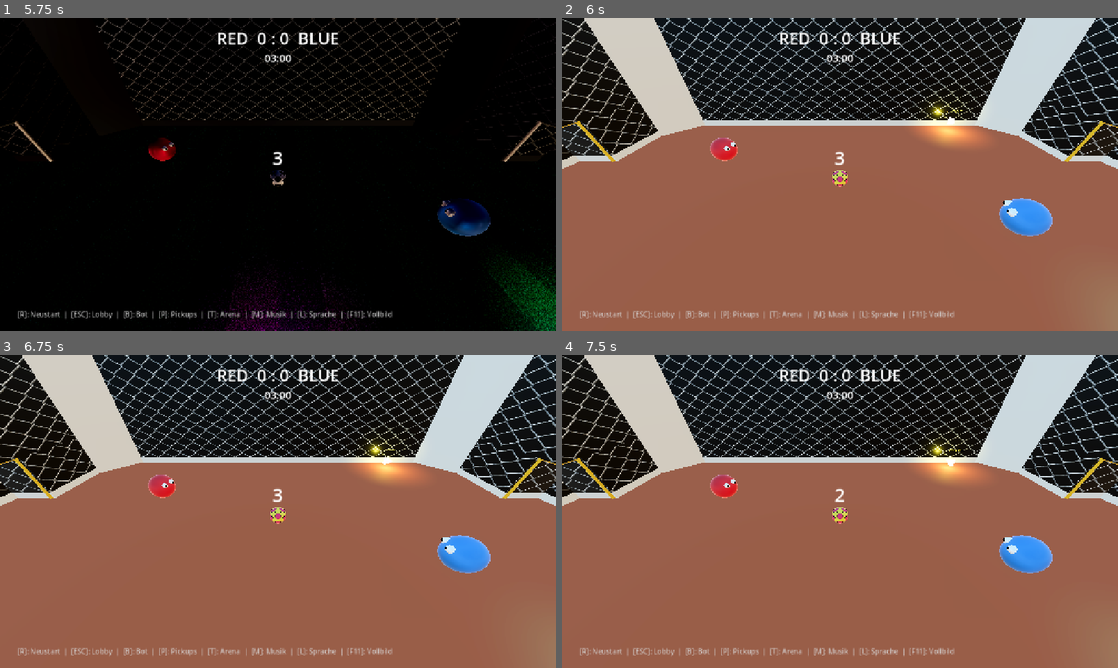
Above: before the commit, frames 1-4 (two rows, left to right).
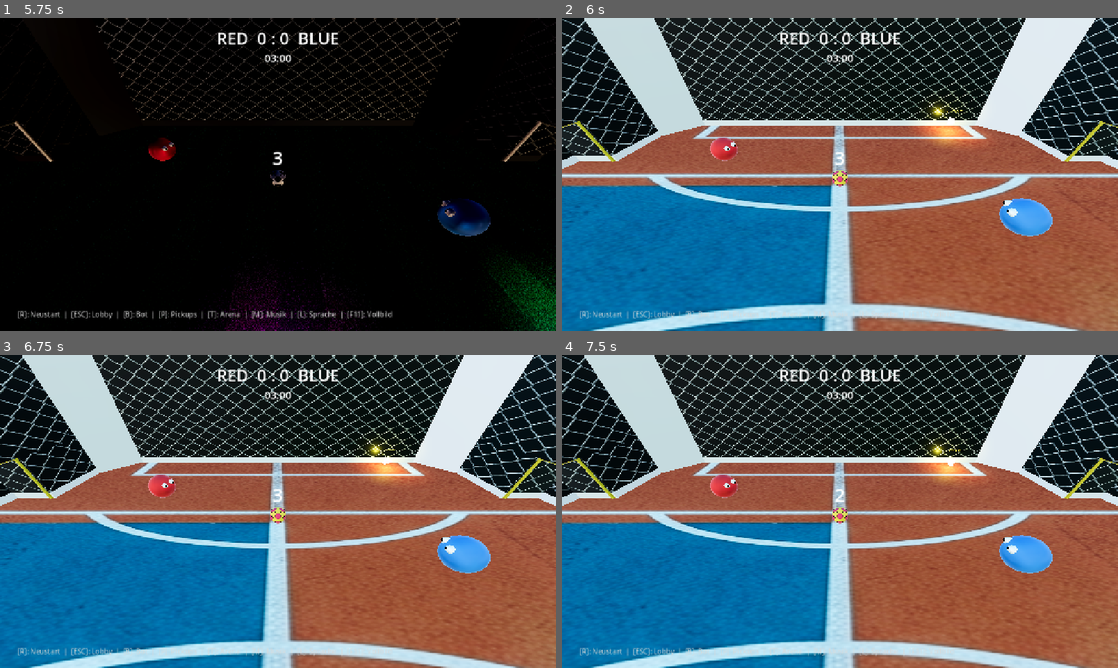
Above: after the commit, the same moments.

Repository: RobinNunkesser/gd-godot-crazy-cage-football
Game: Godot game, scene res://scenes/main.tscn
The game is run twice, just before and just after one commit, with the same random seed, the same clock (stepped at 60 frames per second) and the same inputs.
Inputs (mouse positions are in pixels of both pictures, inside the frame that each line leads up to):
- Up to frame 1 (5.75 s): tap Enter (p2_jump) at 0.5 s; move the mouse to (400, 158) at 0.52 s; hold D (p1_right) 0.53-1.28 s; tap Shift (p1_boost) at 0.6 s; click (400, 158) at 0.67 s; tap Space (p1_jump) at 0.77, 1.52, 3.02, 3.77, 4.52 s; move the mouse to (166, 190) at 1.27 s; hold S (p1_down) 1.28-2.03 s; tap Down (p2_down) at 1.35 s; move the mouse to (333, 105) at 2.02 s; hold D (p1_right) 2.03-2.78 s; hold Left (p2_left) 2.03-2.78 s; move the mouse to (250, 237) at 2.77 s; hold W (p1_up) 2.78-3.53 s; tap Right (p2_right) at 2.85 s; click (250, 237) at 2.92 s; tap R (restart) at 3.5, 5 s; move the mouse to (444, 221) at 3.52 s; hold Up (p2_up) 3.53-4.28 s; hold A (p1_left) 3.53-5.03 s; move the mouse to (111, 127) at 4.27 s; tap M at 4.35 s; move the mouse to (305, 174) at 5.02 s; hold S (p1_down) from 5.03 s (still down); tap L at 5.1 s; click (305, 174) at 5.17 s
- Up to frame 2 (6 s): tap R (restart) at 5.75 s; move the mouse to (756, 96) at 5.77 s; release S (p1_down) at 5.78 s; hold D (p1_right) from 5.78 s (still down); tap T at 5.85 s
- Up to frame 3 (6.75 s): tap Space (p1_jump) at 6.02 s; move the mouse to (400, 495) at 6.52 s; release D (p1_right) at 6.53 s; hold W (p1_up) from 6.53 s (still down); tap 1 at 6.6 s
- Up to frame 4 (7.5 s): tap Space (p1_jump) at 6.77 s; move the mouse to (728, 527) at 7.27 s; release W (p1_up) at 7.28 s; hold D (p1_right) from 7.28 s (still down); tap 2 at 7.35 s; click (728, 527) at 7.42 s

Frame 1 is identical in both runs. In frame 2, 37% of the frame differs, in the area x 0-100%, y 0-100%; in frame 3, 37%; in frame 4, 37%.

Commit message:
feat(themes): add high-res textures, active emission lighting, and glowing goal/ball/player sources for Cyber and Rooftop themes

Diff:
--- a/scenes/main.gd
+++ b/scenes/main.gd
@@ -18,6 +18,7 @@
 var board_instances: Array[MeshInstance3D] = []
 var fence_instances: Array[MeshInstance3D] = []
 var goal_post_instances: Array[MeshInstance3D] = []
+var goal_glow_lights: Array[OmniLight3D] = []
 
 var state_manager: CageStateManager
 var player1: CagePlayer
@@ -372,6 +373,17 @@
 			state_manager.trigger_goal(scoring_team)
 	)
 	add_child(area)
+
+	# 6. Tor-Beleuchtung (Neon Glow Light im Cyber-Modus)
+	var glow_light = OmniLight3D.new()
+	glow_light.name = "%s_GlowLight" % prefix
+	glow_light.position = Vector3(goal_center_x, CageConfig.GOAL_HEIGHT * 0.75, 0)
+	glow_light.light_color = Color(0.15, 0.75, 1.0) if side < 0 else Color(1.0, 0.15, 0.65)
+	glow_light.light_energy = 3.5
+	glow_light.omni_range = 8.0
+	glow_light.visible = false
+	add_child(glow_light)
+	goal_glow_lights.append(glow_light)
 
 func _build_goal_posts(side: int) -> void:
 	var post_mat = StandardMaterial3D.new()
@@ -934,8 +946,13 @@
 		var floor_mat = StandardMaterial3D.new()
 		var tex_path = str(t.get("floor_texture", ""))
 		if not tex_path.is_empty() and ResourceLoader.exists(tex_path):
-			floor_mat.albedo_texture = load(tex_path)
+			var tex = load(tex_path)
+			floor_mat.albedo_texture = tex
 			floor_mat.uv1_scale = t.get("floor_uv_scale", Vector3(10.0, 6.0, 1.0))
+			if bool(t.get("goal_emission_enabled", false)):
+				floor_mat.emission_enabled = true
+				floor_mat.emission_texture = tex
+				floor_mat.emission_energy_multiplier = 0.65
 		else:
 			floor_mat.albedo_color = t.get("floor_color", Color(0.28, 0.32, 0.36))
 		floor_mat.roughness = float(t.get("floor_roughness", 0.75))
@@ -970,14 +987,23 @@
 			f_mat.cull_mode = BaseMaterial3D.CULL_DISABLED
 			f.material_override = f_mat
 
-	# 6. Goal Posts
+	# 6. Goal Posts & Neon Glow
+	var goal_emission = bool(t.get("goal_emission_enabled", false))
 	for p in goal_post_instances:
 		if is_instance_valid(p):
 			var p_mat = StandardMaterial3D.new()
 			p_mat.albedo_color = t.get("goal_post_color", Color(0.95, 0.95, 0.95))
 			p_mat.roughness = 0.2
 			p_mat.metallic = 0.8
+			if goal_emission:
+				p_mat.emission_enabled = true
+				p_mat.emission = t.get("goal_post_color", Color(1.0, 0.15, 0.65))
+				p_mat.emission_energy_multiplier = 3.0
 			p.material_override = p_mat
+
+	for gl in goal_glow_lights:
+		if is_instance_valid(gl):
+			gl.visible = goal_emission
 
 	# 7. Ball
 	if ball and ball.has_method("set_theme_colors"):
@@ -989,7 +1015,13 @@
 			float(t.get("ball_emission_energy", 0.0))
 		)
 
-	# 8. Juice Manager
+	# 8. Players Underglow & Light
+	var player_glow = bool(t.get("player_glow_enabled", false))
+	for p in players:
+		if is_instance_valid(p) and p.has_method("set_cyber_glow"):
+			p.set_cyber_glow(player_glow)
+
+	# 9. Juice Manager
 	if juice_manager and juice_manager.has_method("set_turf_color"):
 		juice_manager.set_turf_color(t.get("turf_puff_color", Color(0.2, 0.75, 0.25)))
 
--- a/scripts/ball.gd
+++ b/scripts/ball.gd
@@ -6,6 +6,7 @@
 const CageJuiceManager = preload("res://scripts/cage_juice_manager.gd")
 
 var _mesh_instance: MeshInstance3D
+var _ball_light: OmniLight3D = null
 var _pending_teleport: bool = false
 var _teleport_target: Vector3 = Vector3.ZERO
 var is_super_shot: bool = false
@@ -247,6 +248,19 @@
 		sm.set_shader_parameter("emission_color", Vector3(emissive.r, emissive.g, emissive.b))
 		sm.set_shader_parameter("emission_energy", emissive_energy)
 
+	if emissive_energy > 0.05:
+		if not _ball_light and is_inside_tree():
+			_ball_light = OmniLight3D.new()
+			_ball_light.name = "BallLight"
+			add_child(_ball_light)
+		if _ball_light:
+			_ball_light.visible = true
+			_ball_light.light_color = emissive
+			_ball_light.light_energy = emissive_energy * 1.5
+			_ball_light.omni_range = 6.0
+	elif _ball_light:
+		_ball_light.visible = false
+
 func reset_to_center() -> void:
 	_teleport_target = Vector3(0.0, CageConfig.BALL_RADIUS + 0.1, 0.0)
 	if is_inside_tree():
--- a/scripts/cage_theme_manager.gd
+++ b/scripts/cage_theme_manager.gd
@@ -63,32 +63,30 @@
 			"id": "sunny_rooftop",
 			"name_key": "THEME_SUNNY",
 			"default_name": "Sonnendach (Sommer)",
-			"sky_type": "procedural",
-			"skybox_path": "",
-			"sky_top_color": Color(0.32, 0.62, 0.95),
-			"sky_horizon_color": Color(0.75, 0.88, 1.0),
-			"ground_bottom_color": Color(0.55, 0.45, 0.35),
-			"ground_horizon_color": Color(0.75, 0.85, 0.95),
-			"sun_color": Color(1.0, 0.95, 0.82),
-			"sun_energy": 1.55,
+			"sky_type": "panorama",
+			"skybox_path": "res://assets/textures/rooftop_skybox.jpg",
+			"sun_color": Color(1.0, 0.98, 0.92),
+			"sun_energy": 1.85,
 			"sun_rotation": Vector3(-45, 30, 0),
-			"ambient_color": Color(0.45, 0.48, 0.55),
-			"ambient_energy": 0.7,
+			"ambient_color": Color(0.55, 0.65, 0.8),
+			"ambient_energy": 0.9,
 			"glow_bloom": 0.08,
 			"glow_intensity": 0.2,
-			"floor_texture": "",
-			"floor_color": Color(0.85, 0.38, 0.22), # Lebendiger roter Tartanbelag
-			"floor_roughness": 0.82,
+			"floor_texture": "res://assets/textures/rooftop_court_floor.jpg",
+			"floor_color": Color(1.0, 1.0, 1.0),
+			"floor_roughness": 0.78,
 			"floor_metallic": 0.02,
-			"floor_uv_scale": Vector3(10.0, 6.0, 1.0),
-			"board_color": Color(0.92, 0.90, 0.86), # Helle moderne Sportbanden
+			"floor_uv_scale": Vector3(1.0, 1.0, 1.0),
+			"board_color": Color(0.95, 0.95, 0.98), # Saubere weiße Sportbanden
 			"board_roughness": 0.35,
 			"board_metallic": 0.1,
 			"fence_texture": "res://assets/textures/chainlink_fence.jpg",
-			"fence_color": Color(1.0, 1.0, 1.0, 0.85), # Weiß lackierter Sportkäfig
+			"fence_color": Color(1.0, 1.0, 1.0, 0.88), # Weiß lackierter Sportkäfig
 			"fence_roughness": 0.3,
 			"fence_metallic": 0.35,
-			"goal_post_color": Color(1.0, 0.85, 0.15), # Strahlend sonnengelbe Pfosten
+			"goal_post_color": Color(1.0, 0.88, 0.15), # Strahlend sonnengelbe Pfosten
+			"goal_emission_enabled": false,
+			"player_glow_enabled": false,
 			"ball_pent_color": Color(0.96, 0.22, 0.42), # Sommer-Pink
 			"ball_hex_color": Color(1.0, 0.86, 0.12), # Sommer-Neongelb
 			"ball_seam_color": Color(0.2, 0.1, 0.12),
@@ -100,24 +98,20 @@
 			"id": "cyber_neon",
 			"name_key": "THEME_CYBER",
 			"default_name": "Cyber Neon (Synthwave)",
-			"sky_type": "procedural",
-			"skybox_path": "",
-			"sky_top_color": Color(0.015, 0.005, 0.05),
-			"sky_horizon_color": Color(0.22, 0.04, 0.35),
-			"ground_bottom_color": Color(0.01, 0.01, 0.02),
-			"ground_horizon_color": Color(0.12, 0.02, 0.20),
-			"sun_color": Color(0.55, 0.25, 0.95), # UV / Neon-Lilalicht
-			"sun_energy": 1.15,
+			"sky_type": "panorama",
+			"skybox_path": "res://assets/textures/cyber_skybox.jpg",
+			"sun_color": Color(0.85, 0.55, 1.0), # Strahlendes UV / Synthwave-Licht
+			"sun_energy": 2.0,
 			"sun_rotation": Vector3(-60, 45, 0),
-			"ambient_color": Color(0.1, 0.05, 0.2),
-			"ambient_energy": 0.6,
-			"glow_bloom": 0.45,
-			"glow_intensity": 0.85,
-			"floor_texture": "",
-			"floor_color": Color(0.05, 0.06, 0.10), # Dunkler spiegelnder Hightech-Boden
-			"floor_roughness": 0.18,
-			"floor_metallic": 0.85,
-			"floor_uv_scale": Vector3(10.0, 6.0, 1.0),
+			"ambient_color": Color(0.35, 0.22, 0.55),
+			"ambient_energy": 1.2,
+			"glow_bloom": 0.40,
+			"glow_intensity": 0.90,
+			"floor_texture": "res://assets/textures/cyber_grid_floor.jpg",
+			"floor_color": Color(1.0, 1.0, 1.0),
+			"floor_roughness": 0.2,
+			"floor_metallic": 0.75,
+			"floor_uv_scale": Vector3(1.0, 1.0, 1.0),
 			"board_color": Color(0.08, 0.12, 0.22), # Dunkle Cyber-Bande
 			"board_roughness": 0.2,
 			"board_metallic": 0.8,
@@ -126,12 +120,14 @@
 			"fence_roughness": 0.1,
 			"fence_metallic": 0.95,
 			"goal_post_color": Color(1.0, 0.15, 0.65), # Leuchtendes Magenta-Pink
+			"goal_emission_enabled": true,
+			"player_glow_enabled": true,
 			"ball_pent_color": Color(0.04, 0.06, 0.14),
 			"ball_hex_color": Color(0.08, 0.15, 0.25),
 			"ball_seam_color": Color(0.0, 1.0, 0.9), # Glühende Cyan-Nähte
-			"ball_emission_color": Color(0.0, 0.9, 1.0),
-			"ball_emission_energy": 1.8, # Ball glüht aktiv!
-			"turf_puff_color": Color(0.0, 0.9, 1.0) # Cyan-Plasmafunken
+			"ball_emission_color": Color(0.0, 0.95, 1.0),
+			"ball_emission_energy": 2.5, # Stark leuchtender Ball
+			"turf_puff_color": Color(0.0, 0.95, 1.0) # Cyan-Plasmafunken
 		}
 	]
 
--- a/scripts/player.gd
+++ b/scripts/player.gd
@@ -45,11 +45,34 @@
 var _eyes_pivot: Node3D
 var _mesh_instance: MeshInstance3D
 var _aura_ring: MeshInstance3D
+var _underglow_light: OmniLight3D
 var _pending_teleport: bool = false
 var _teleport_target: Vector3 = Vector3.ZERO
 var _stuck_timer: float = 0.0
 var _unstuck_mode_timer: float = 0.0
 var _unstuck_dir: Vector3 = Vector3.ZERO
+
+func set_cyber_glow(enabled: bool) -> void:
+	if not _underglow_light and is_inside_tree():
+		_underglow_light = OmniLight3D.new()
+		_underglow_light.name = "UnderglowLight"
+		_underglow_light.position = Vector3(0, 0.25, 0)
+		_underglow_light.light_color = ball_color
+		_underglow_light.light_energy = 2.4
+		_underglow_light.omni_range = 5.0
+		add_child(_underglow_light)
+	if _underglow_light:
+		_underglow_light.visible = enabled
+		_underglow_light.light_color = ball_color
+
+	if _mesh_instance and _mesh_instance.material_override is StandardMaterial3D:
+		var sm = _mesh_instance.material_override as StandardMaterial3D
+		if enabled:
+			sm.emission_enabled = true
+			sm.emission = ball_color
+			sm.emission_energy_multiplier = 0.9
+		else:
+			sm.emission_enabled = false
 
 func _ready() -> void:
 	add_to_group("players")
--- a/test_gameplay.gd
+++ b/test_gameplay.gd
@@ -390,8 +390,9 @@
 		assert(found, "Theme %s should exist in CageThemeManager" % id)
 
 	# Test theme cycling
+	tm.set_theme_by_id("industrial")
 	var t0 = tm.get_current_theme()
-	assert(str(t0["id"]) == "industrial", "Initial default theme should be industrial")
+	assert(str(t0["id"]) == "industrial", "Theme should be industrial")
 	var t1 = tm.cycle_theme()
 	assert(str(t1["id"]) == "sunny_rooftop", "Second theme should be sunny_rooftop")
 	var t2 = tm.cycle_theme()
@@ -417,12 +418,15 @@
 	main_scene.apply_theme(main_scene.theme_manager.get_current_theme(), true)
 	var floor_mat_sunny = main_scene.floor_inst.material_override as StandardMaterial3D
 	assert(floor_mat_sunny != null, "Floor material should be StandardMaterial3D")
-	assert(floor_mat_sunny.roughness > 0.8, "Sunny rooftop floor roughness should match config")
+	assert(floor_mat_sunny.roughness >= 0.75, "Sunny rooftop floor roughness should match config")
+	assert(floor_mat_sunny.albedo_texture != null, "Sunny rooftop should have court texture loaded")
 
 	# Switch to Cyber Neon
 	main_scene.theme_manager.set_theme_by_id("cyber_neon")
 	main_scene.apply_theme(main_scene.theme_manager.get_current_theme(), true)
 	assert(main_scene.world_env.environment.glow_bloom > 0.3, "Cyber Neon glow bloom should be elevated")
+	assert(main_scene.goal_glow_lights.size() == 2, "Both goal glow lights should exist")
+	assert(main_scene.goal_glow_lights[0].visible == true, "Goal glow light should be active in Cyber mode")
 
 	# Cycle via main method
 	main_scene.cycle_arena_theme()
Binary file added: assets/textures/cyber_grid_floor.jpg
Not shown, added: assets/textures/cyber_grid_floor.jpg.import
Binary file added: assets/textures/cyber_skybox.jpg
Not shown, added: assets/textures/cyber_skybox.jpg.import
Binary file added: assets/textures/rooftop_court_floor.jpg
Not shown, added: assets/textures/rooftop_court_floor.jpg.import
Binary file added: assets/textures/rooftop_skybox.jpg
Not shown, added: assets/textures/rooftop_skybox.jpg.import
